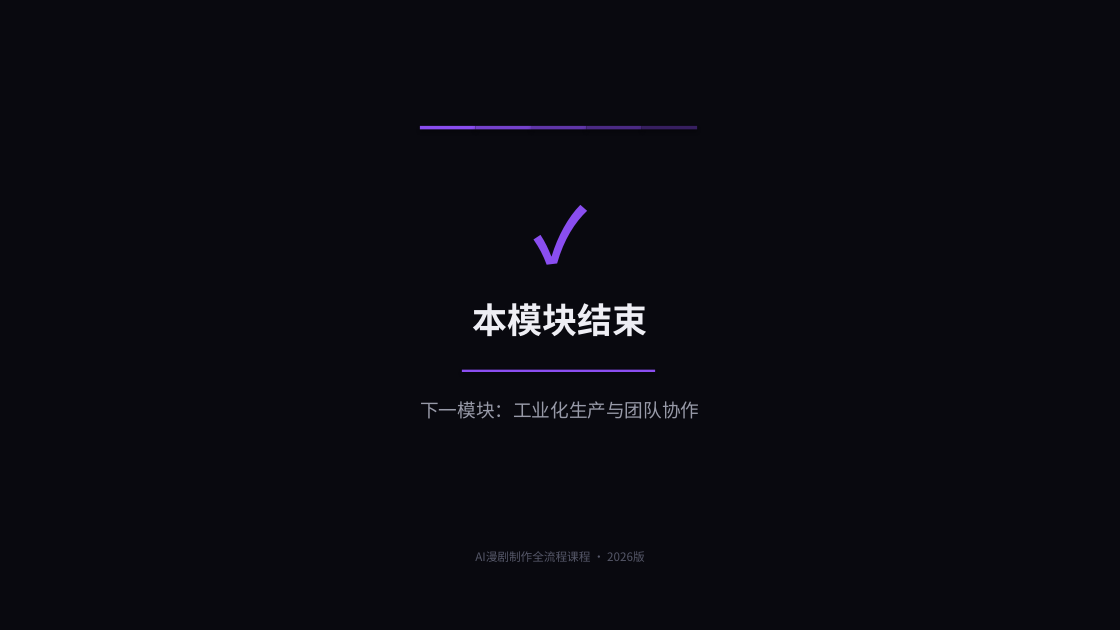
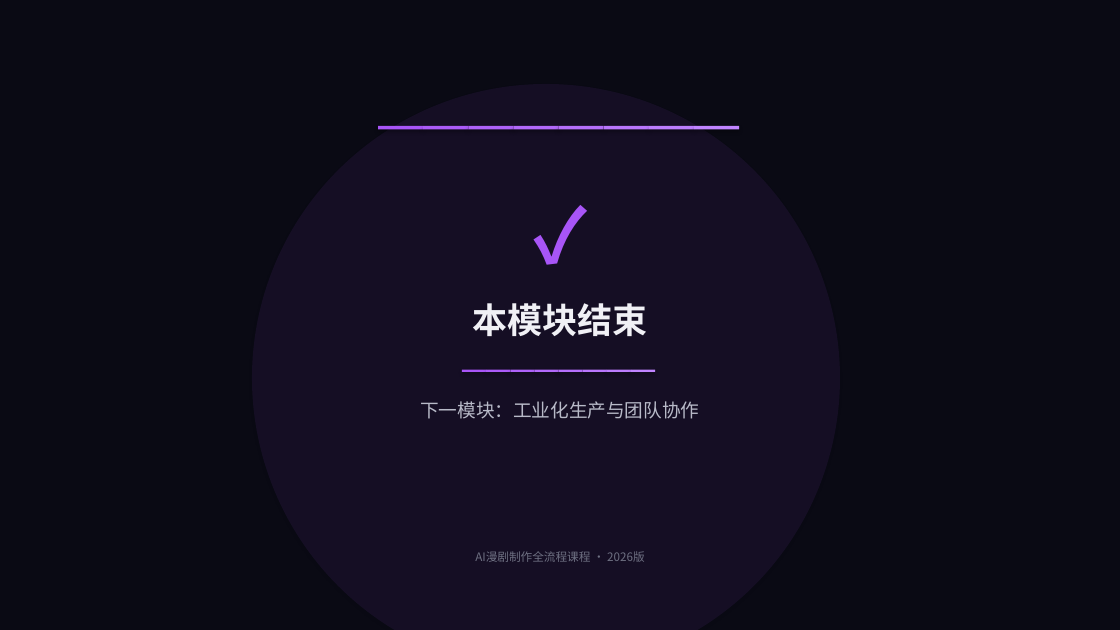
Before and after one commit to lichangjiang932-ship-it/ai-video-class, a slide deck: slide 12 of AI漫剧制作课程/PPT课件/模块13-ComfyUI工作流.pptx. Drawn at 1120x630 pixels with LibreOffice and Linux fonts; fonts in the diff are those of the drawing. Boxes give left, top, right and bottom in pixels: in the first picture for what was removed or moved away, otherwise in the second. Text is boxed around its words. In the diff, an @@ line names an element or a change of style, - is before the commit and + after.

Commit message:
PPT视觉升级v8: 渐变背景+多彩配色+光晕装饰+动画切换
- 每个模块独立配色(18种)，告别单一颜色
- 新增渐变色条、光晕背景、点阵装饰等视觉元素
- 新增幻灯片切换动画(fade)
- 封面重新设计：大渐变+几何装饰+光晕
- 卡片组件升级：圆角+渐变顶部条+光晕效果
- 数据卡片增加趋势标签
- 所有18个PPT课件重新生成

```diff
--- a/AI漫剧制作课程/PPT课件/模块13-ComfyUI工作流.pptx
+++ b/AI漫剧制作课程/PPT课件/模块13-ComfyUI工作流.pptx
@@ background #09090F to #0A0A14 @@
@@ ellipse added at box(252, 84, 840, 630), fill #A855F7 at 8% opacity @@
@@ rectangle: place and size @@
-rectangle at box(476, 126, 531, 129)
+rectangle at box(378, 126, 423, 129)
@@ rectangle at box(378, 126, 423, 129): fill #7542CC to #A855F7 @@
@@ rectangle: place and size @@
-rectangle at box(531, 126, 586, 129)
+rectangle at box(423, 126, 469, 129)
@@ rectangle at box(423, 126, 469, 129): fill #6036A8 to #AB5BF8 @@
@@ rectangle: place and size @@
-rectangle at box(586, 126, 642, 129)
+rectangle at box(469, 126, 514, 129)
@@ rectangle at box(469, 126, 514, 129): fill #4B2A84 to #AE62F9 @@
@@ rectangle: place and size @@
-rectangle at box(642, 126, 697, 129)
+rectangle at box(513, 126, 559, 129)
@@ rectangle at box(513, 126, 559, 129): fill #371F60 to #B269FA @@
@@ rectangle: place and size @@
-rectangle at box(420, 126, 476, 129)
+rectangle at box(559, 126, 604, 129)
@@ rectangle at box(559, 126, 604, 129): fill #8A4EF0 to #B56FFB @@
@@ rectangle added at box(604, 126, 649, 129), fill #B976FC @@
@@ rectangle: place and size @@
-rectangle at box(462, 370, 655, 372)
+rectangle at box(649, 126, 694, 129)
@@ rectangle at box(649, 126, 694, 129): fill #8A4EF0 to #BC7DFD @@
@@ rectangle added at box(694, 126, 739, 129), fill #C084FF @@
@@ text "✓" at box(0, 185, 1120, 269): text colour #8A4EF0 to #A855F7 @@
@@ text "本模块结束" at box(472, 303, 647, 336): text colour #EEEEF4 to #F0F0F5 @@
@@ rectangle added at box(462, 370, 486, 372), fill #A855F7 @@
@@ rectangle added at box(486, 370, 511, 372), fill #AB5BF8 @@
@@ rectangle added at box(511, 370, 535, 372), fill #AE62F9 @@
@@ rectangle added at box(534, 370, 559, 372), fill #B269FA @@
@@ rectangle added at box(559, 370, 583, 372), fill #B56FFB @@
@@ rectangle added at box(583, 370, 607, 372), fill #B976FC @@
@@ rectangle added at box(607, 370, 631, 372), fill #BC7DFD @@
@@ rectangle added at box(631, 370, 655, 372), fill #C084FF @@
@@ text "下一模块：工业化生产与团队协作" at box(420, 401, 699, 419): text colour #989AA8 to #B8BAC8 @@
@@ text "AI漫剧制作全流程课程 · 2026版" at box(475, 551, 644, 562): text colour #555768 to #6E7082 @@
```
Also in this commit, not shown: 11 other slides changed, 18 other files.
